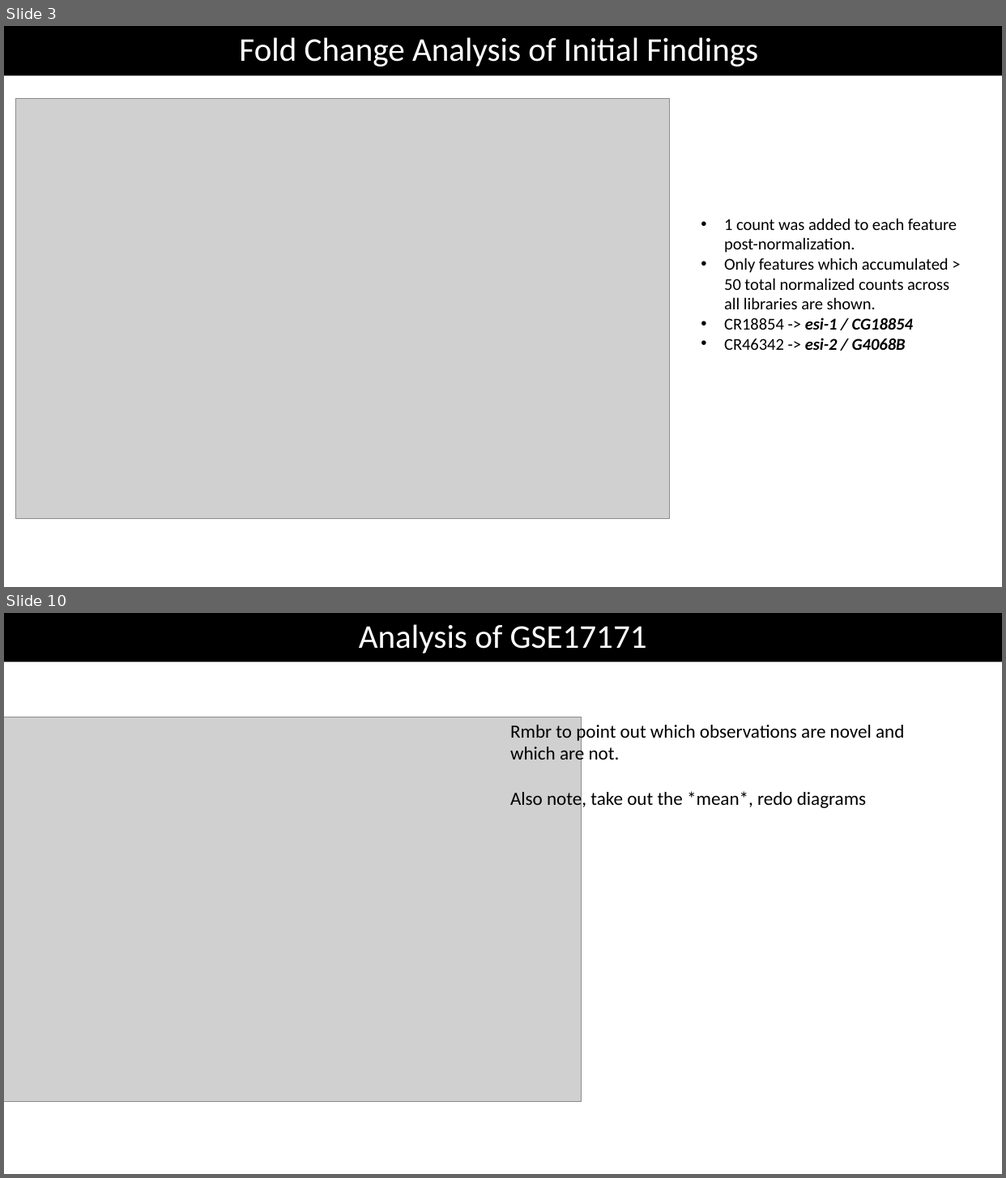
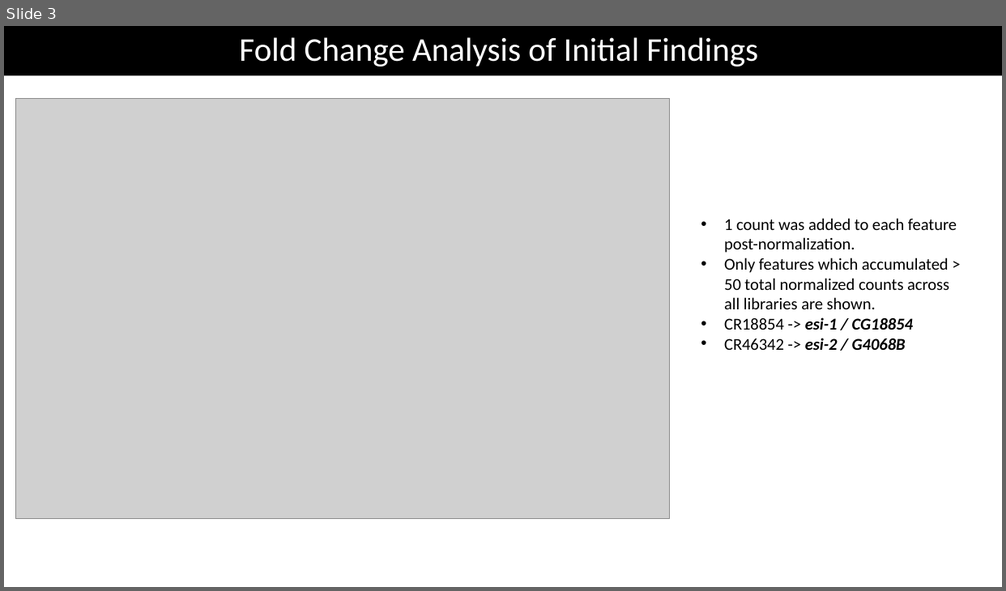
Before and after one commit to jinweelee/notebooks, a slide deck: recent_papers/presentation/Small RNA-seq Analysis of.pptm. Shown one above the other, each under a label of ours: slides 3 and 10 before the commit, slide 3 after it; the slides between them are not shown. The pictures are 1006x1178 and 1006x591 pixels, drawn with LibreOffice and Linux fonts; fonts in the diff are those of the drawing; grey boxes stand for pictures. Boxes give left, top, right and bottom in pixels: in the first picture for what was removed or moved away, otherwise in the second. Text is boxed around its words. In the diff, an @@ line names an element or a change of style, - is before the commit and + after.

```diff
--- a/recent_papers/presentation/Small RNA-seq Analysis of.pptm
+++ b/recent_papers/presentation/Small RNA-seq Analysis of.pptm
@@ slide 10 removed at [4,613,1002,1174], background #FFFFFF @@
@@ rectangle removed at [4,613,1002,662] @@
-Analysis of GSE17171
@@ picture removed at [4,717,582,1102] @@
@@ text removed at [510,722,904,810] @@
-Rmbr to point out which observations are novel and which are not.
-Also note, take out the *mean*, redo diagrams
```
Also in this commit, not shown: 11 slides changed, 2 slides added, 1 other slide removed, 1 other file.
